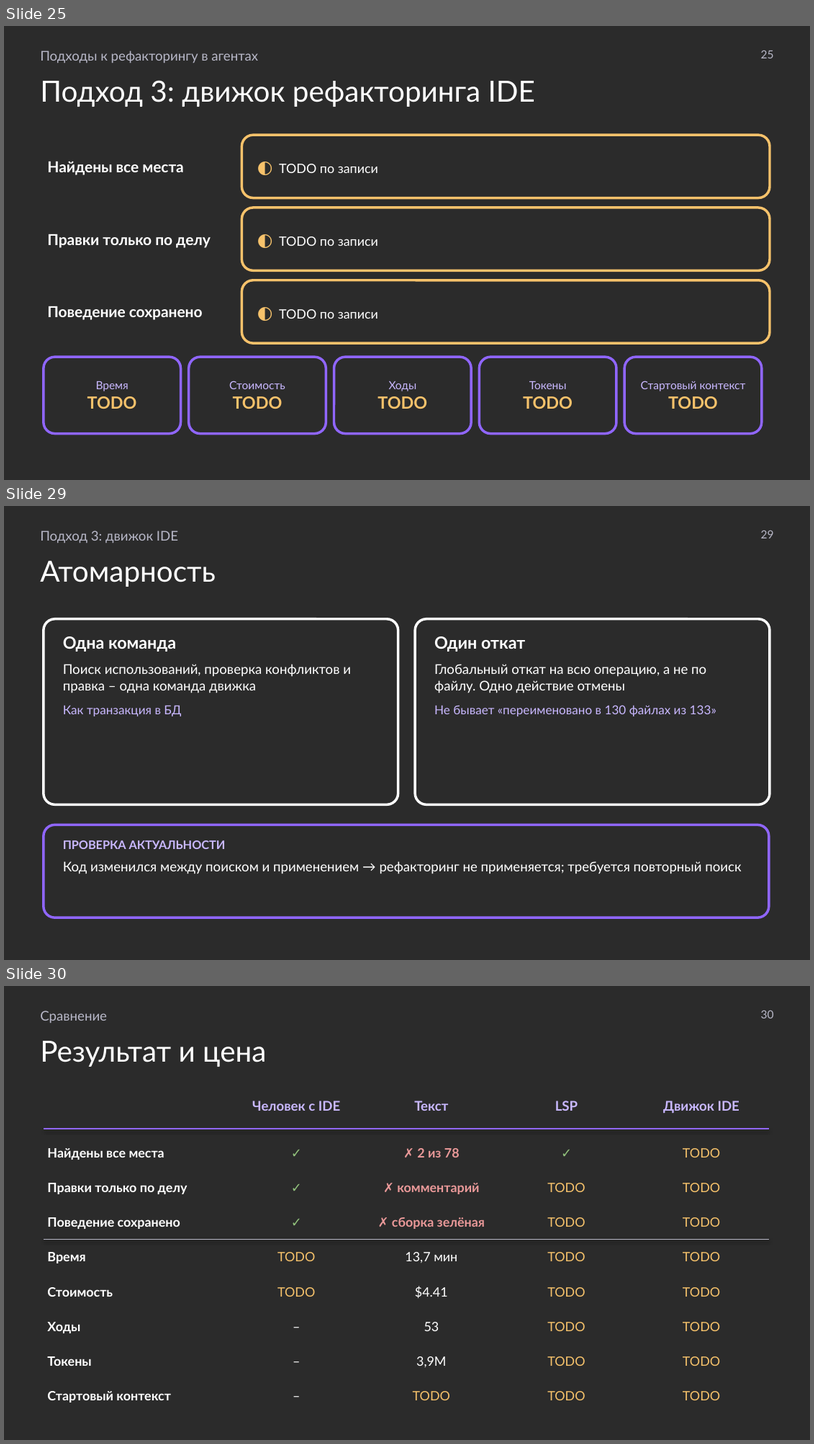
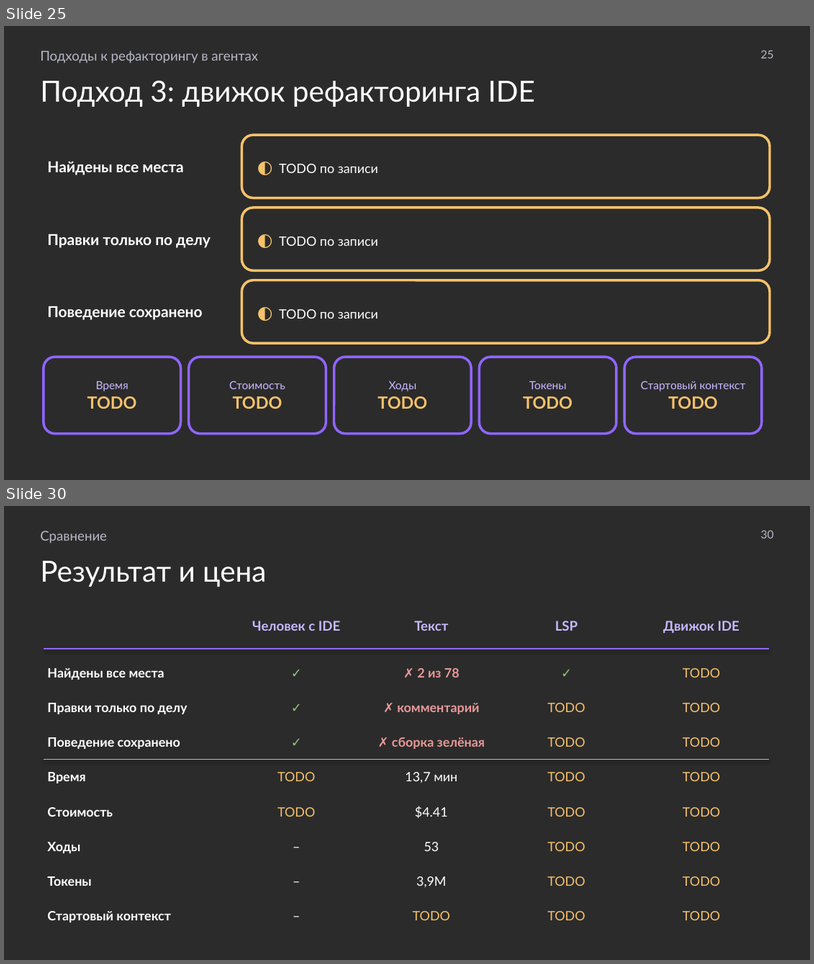
Before and after one commit to MchKosticyn/ide-refactoring-in-ai-agents, a slide deck: Доклад_ Рефакторинг в ИИ-агентах.pptx. Shown one above the other, each under a label of ours: slides 25, 29 and 30 before the commit, slides 25 and 30 after it; the slides between them are not shown. The pictures are 814x1444 and 814x964 pixels, drawn with LibreOffice and Linux fonts; fonts in the diff are those of the drawing; background and template pictures are left out; a plain dark background stands for a picture behind light text. Boxes give left, top, right and bottom in pixels: in the first picture for what was removed or moved away, otherwise in the second. Text is boxed around its words. In the diff, an @@ line names an element or a change of style, - is before the commit and + after.

```diff
--- a/Доклад_ Рефакторинг в ИИ-агентах.pptx
+++ b/Доклад_ Рефакторинг в ИИ-агентах.pptx
@@ slide 29 removed at <box>4,506,810,960</box>, background picture (left out) @@
@@ text removed at <box>40,530,178,543</box> @@
-Подход 3: движок IDE
@@ text removed at <box>761,530,774,538</box> @@
-29
@@ text removed at <box>40,561,216,587</box> @@
-Атомарность
@@ rounded rectangle removed at <box>44,619,399,804</box> @@
-Одна команда
-Поиск использований, проверка конфликтов и правка – одна команда движка
-Как транзакция в БД
@@ rounded rectangle removed at <box>415,619,770,804</box> @@
-Один откат
-Глобальный откат на всю операцию, а не по файлу. Одно действие отмены
-Не бывает «переименовано в 130 файлах из 133»
@@ rounded rectangle removed at <box>44,824,769,917</box> @@
-ПРОВЕРКА АКТУАЛЬНОСТИ
-Код изменился между поиском и применением → рефакторинг не применяется; требуется повторный поиск
```
Also in this commit, not shown: 4 slides changed, 1 slide added, 1 other file.
